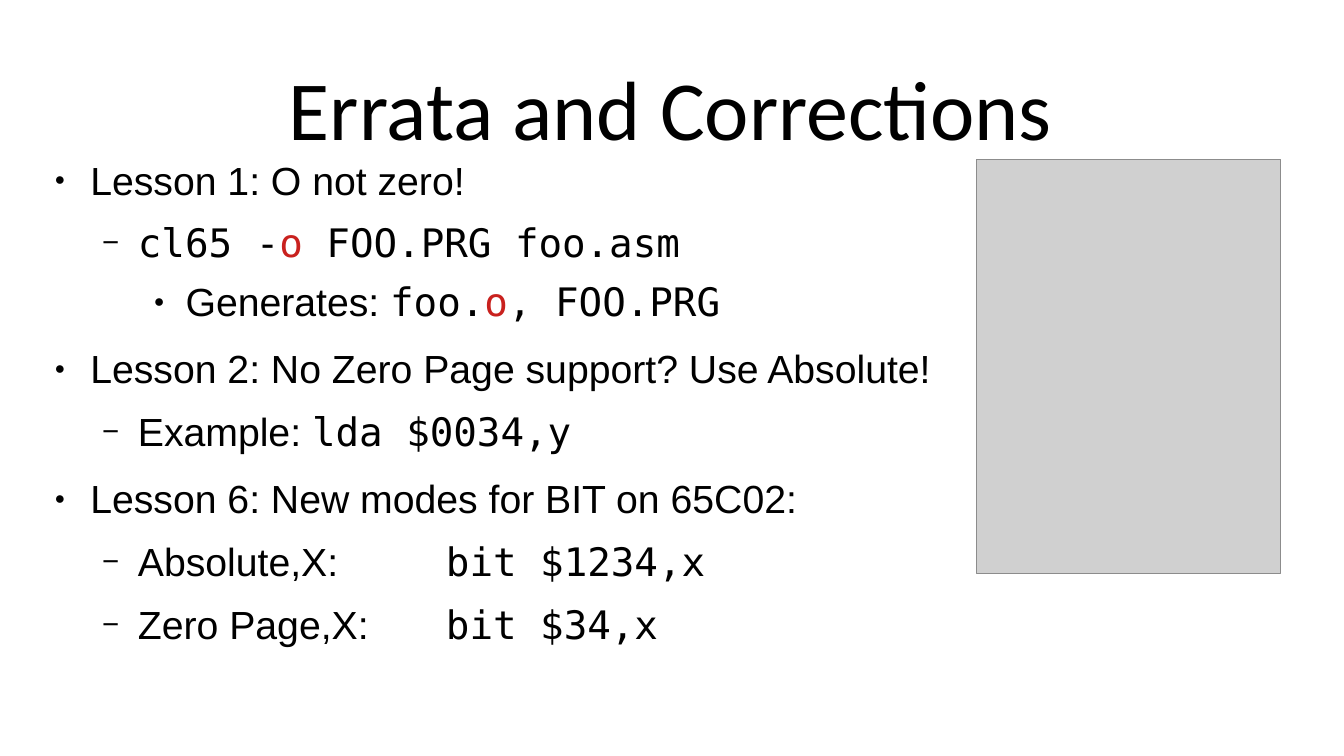
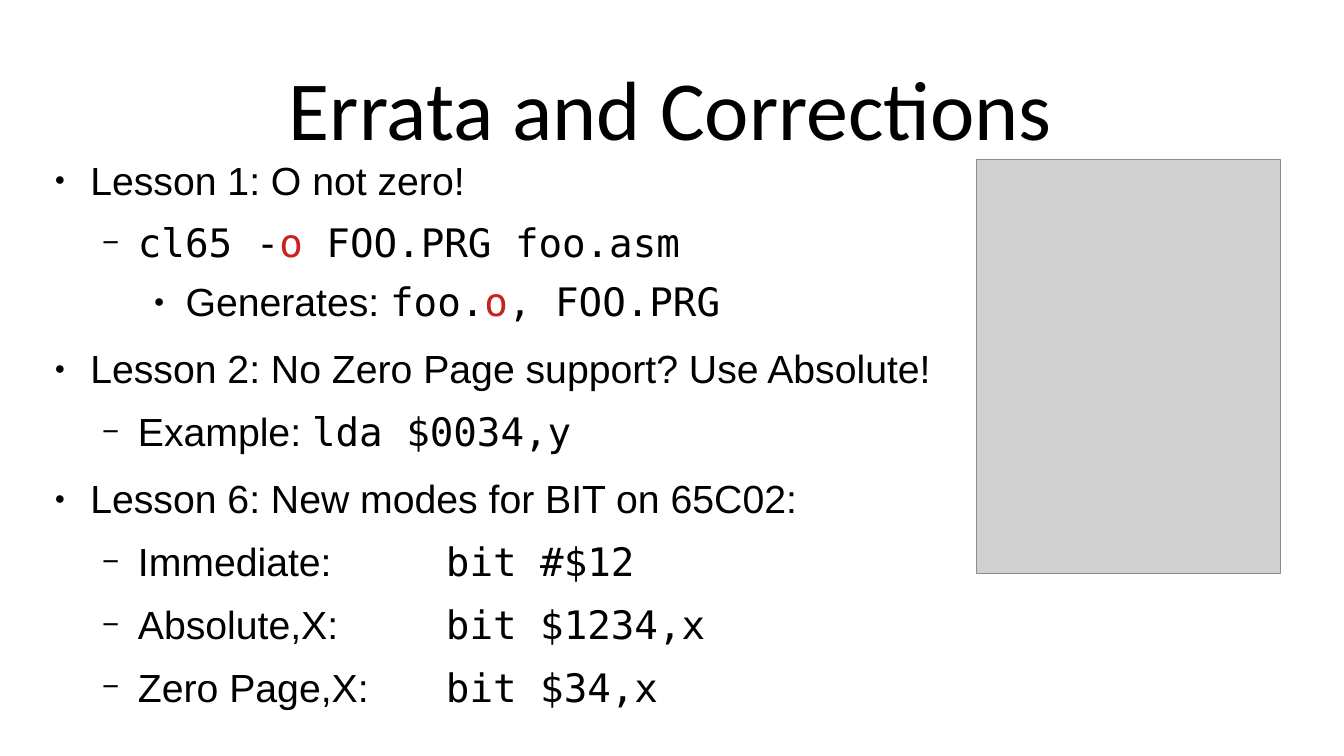
Before and after one commit to SlithyMatt/x16-assembly-tutorial, a slide deck: slide 13 of Lesson7/Lesson7.odp. Drawn at 1344x756 pixels with LibreOffice and Linux fonts; fonts in the diff are those of the drawing; grey boxes stand for pictures. Boxes give left, top, right and bottom in pixels: in the first picture for what was removed or moved away, otherwise in the second. Text is boxed around its words. In the diff, an @@ line names an element or a change of style, - is before the commit and + after.

```diff
--- a/Lesson7/Lesson7.odp
+++ b/Lesson7/Lesson7.odp
@@ text at box(138, 546, 634, 582): paragraph added @@
+  − Immediate: bit #$12
```
Also in this commit, not shown: 2 other files.
